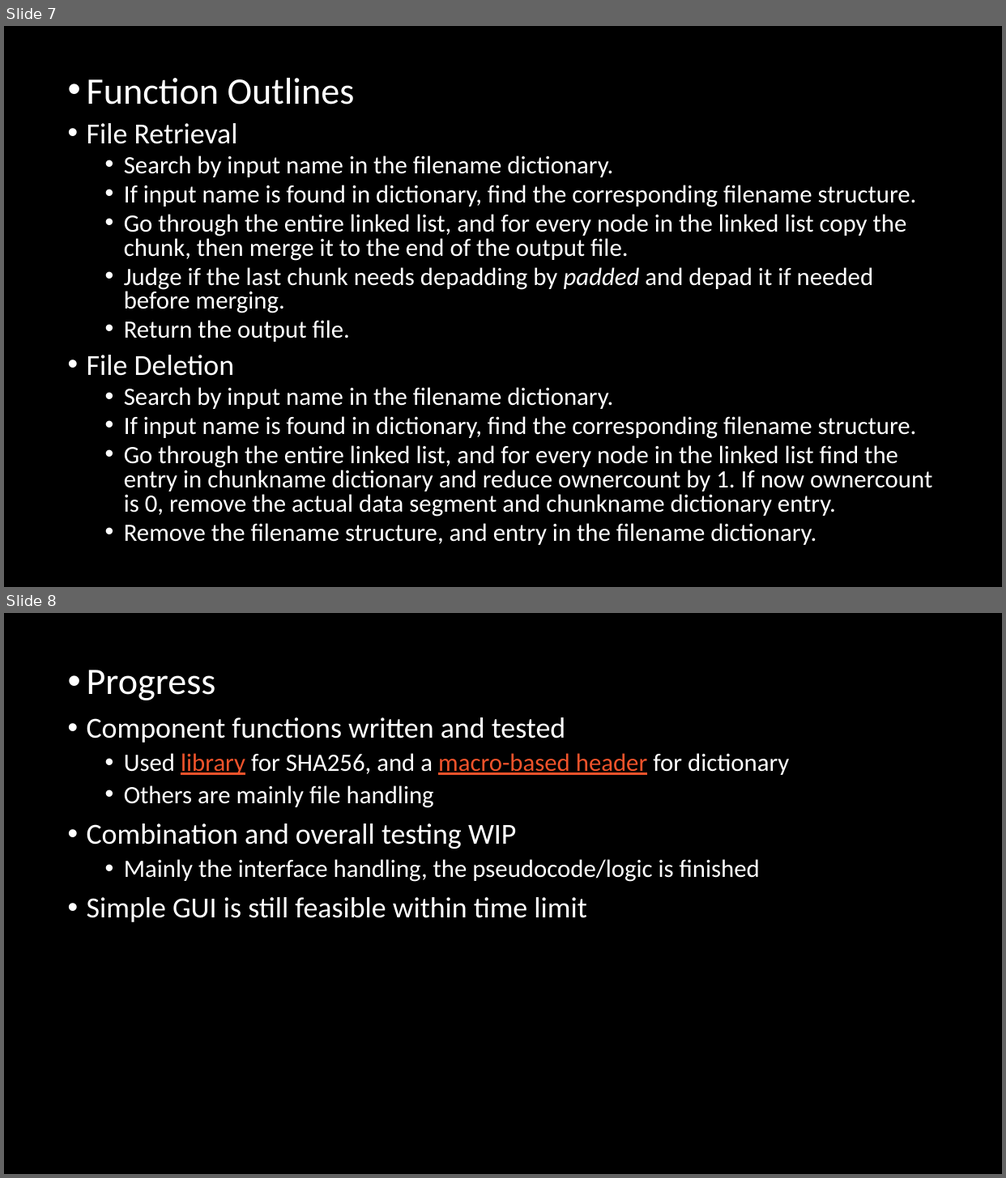
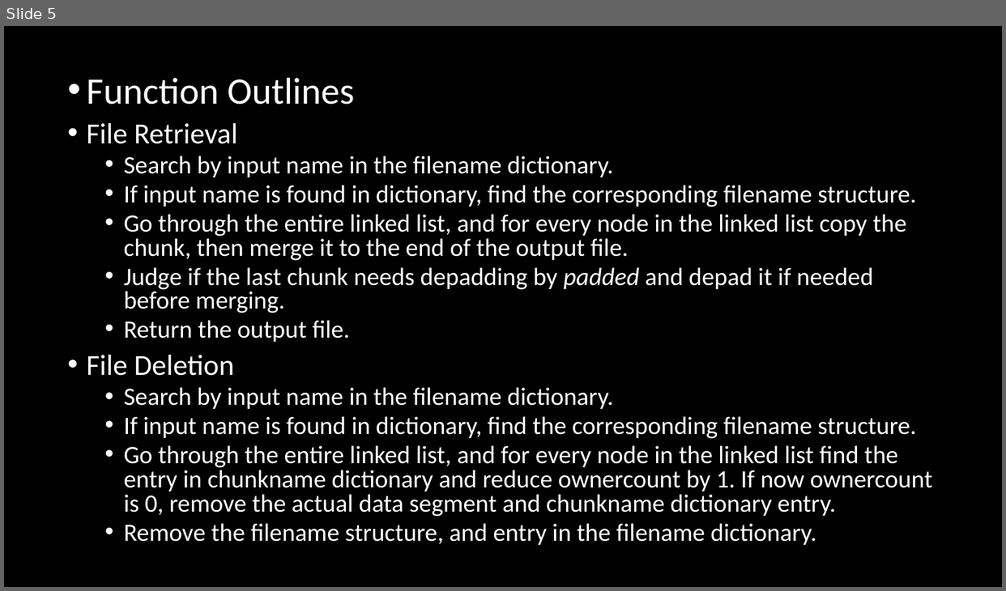
Before and after one commit to chenyq1997/proj-dropbox, a slide deck: EC504Project2.pptx. Shown one above the other, each under a label of ours: slides 7 and 8 before the commit, slide 5 after it. The pictures are 1006x1178 and 1006x591 pixels, drawn with LibreOffice and Linux fonts; fonts in the diff are those of the drawing; background and template pictures are left out. Boxes give left, top, right and bottom in pixels: in the first picture for what was removed or moved away, otherwise in the second. Text is boxed around its words. In the diff, an @@ line names an element or a change of style, - is before the commit and + after.

```diff
--- a/EC504Project2.pptx
+++ b/EC504Project2.pptx
@@ slide 8 removed at [4,613,1002,1174], background #000000 @@
@@ text removed at [87,670,789,922] @@
-• Progress
-• Component functions written and tested
-  • Used library for SHA256, and a macro-based header for dictionary
-  • Others are mainly file handling
-• Combination and overall testing WIP
-  • Mainly the interface handling, the pseudocode/logic is finished
-• Simple GUI is still feasible within time limit
@@ what was slide 7 is now slide 5 @@
```
Also in this commit, not shown: 2 slides added.
